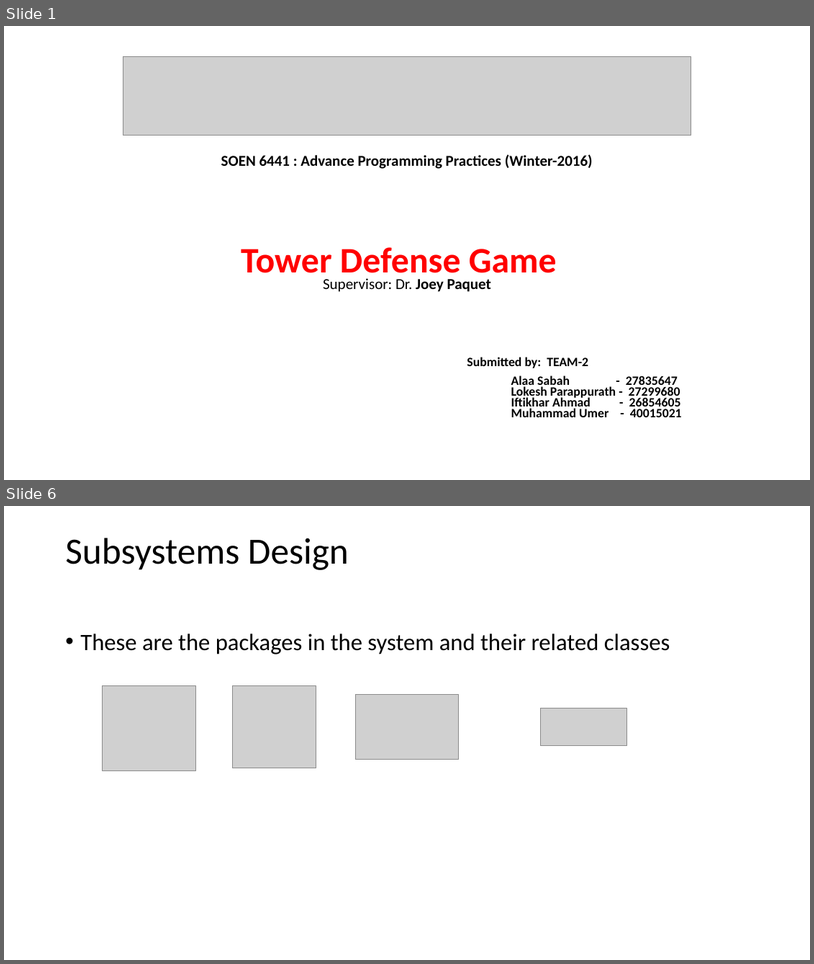
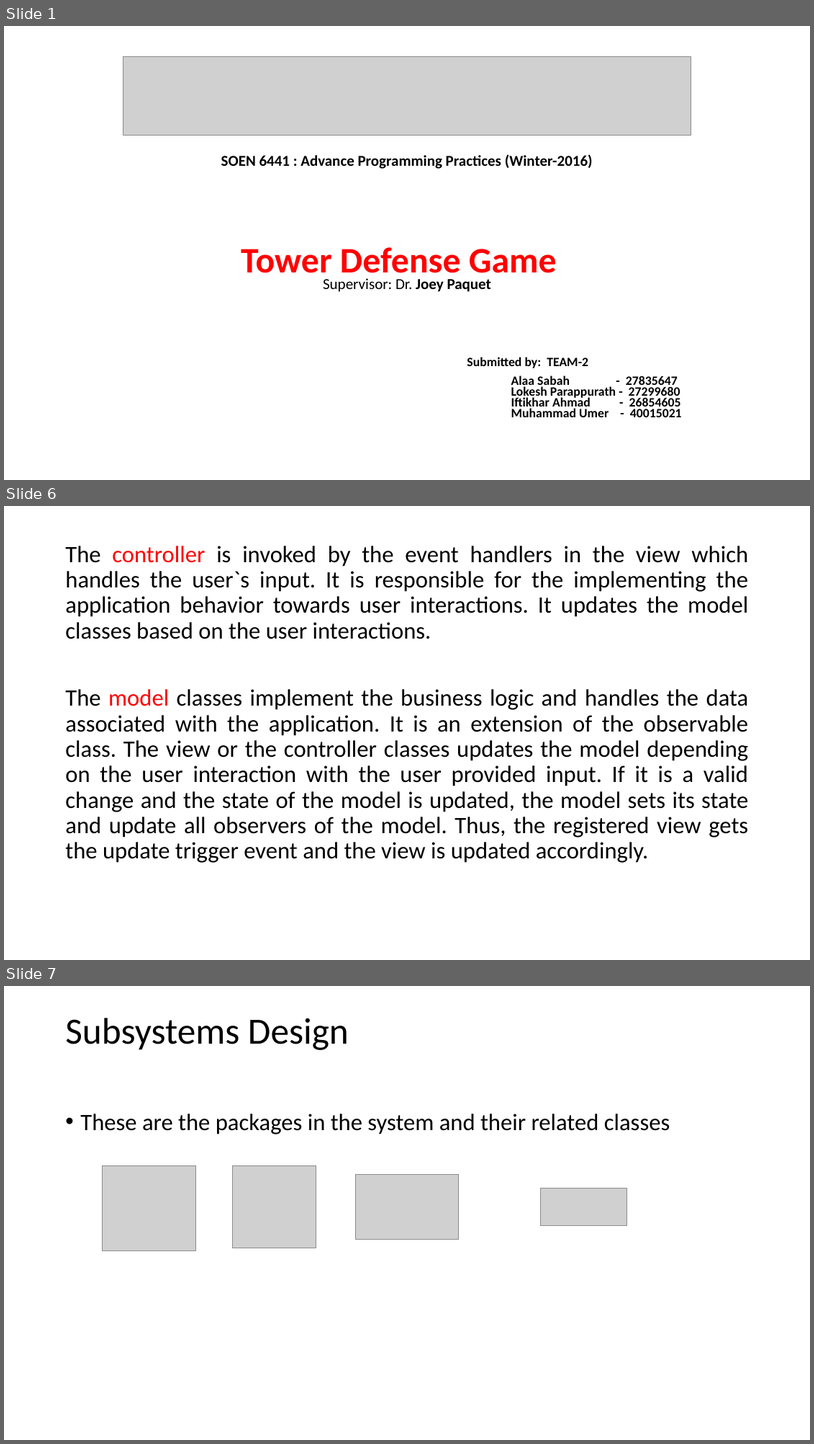
Before and after one commit to umerkk/TD-Game, a slide deck: Design Doc/Presentation.pptx. Shown one above the other, each under a label of ours: slides 1 and 6 before the commit, slides 1, 6 and 7 after it; the slides between them are not shown. The pictures are 814x964 and 814x1444 pixels, drawn with LibreOffice and Linux fonts; fonts in the diff are those of the drawing; grey boxes stand for pictures. Boxes give left, top, right and bottom in pixels: in the first picture for what was removed or moved away, otherwise in the second. Text is boxed around its words. In the diff, an @@ line names an element or a change of style, - is before the commit and + after.

```diff
--- a/Design Doc/Presentation.pptx
+++ b/Design Doc/Presentation.pptx
@@ slide 6 added at <box>4,506,810,960</box>, background #FFFFFF @@
@@ text added at <box>65,546,749,862</box>, 28 pt, text #000000 @@
+The controller is invoked by the event handlers in the view which handles the user`s input. It is responsible for the implementing the application behavior towards user interactions. It updates the model classes based on the user interactions.
+The model classes implement the business logic and handles the data associated with the application. It is an extension of the observable class. The view or the controller classes updates the model depending on the user interaction with the user provided input. If it is a valid change and the state of the model is updated, the model sets its state and update all observers of the model. Thus, the registered view gets the update trigger event and the view is updated accordingly.
@@ what was slide 6 is now slide 7 @@
```
Also in this commit, not shown: 3 slides changed, 1 other slide added, 2 slides removed, 1 other file.
